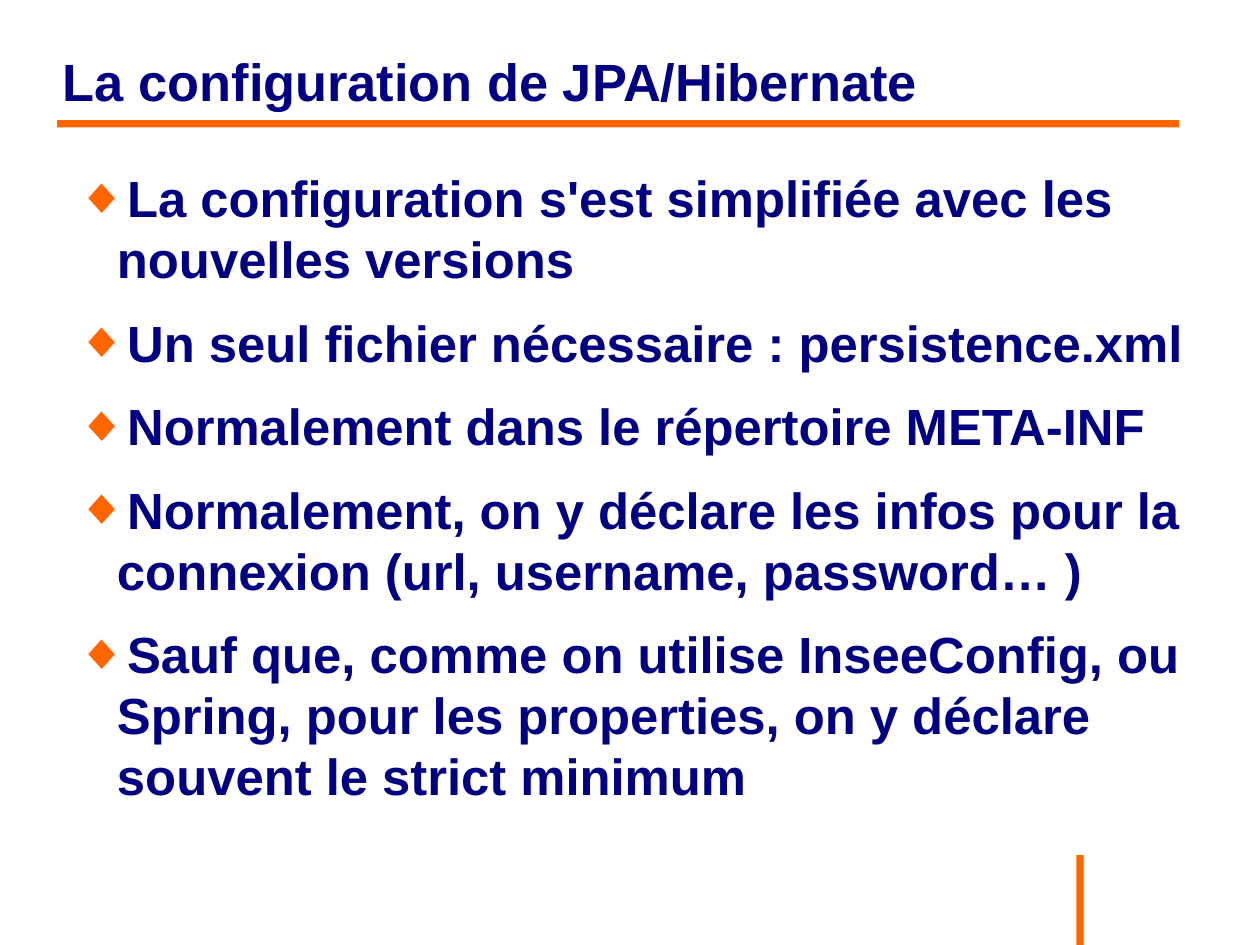
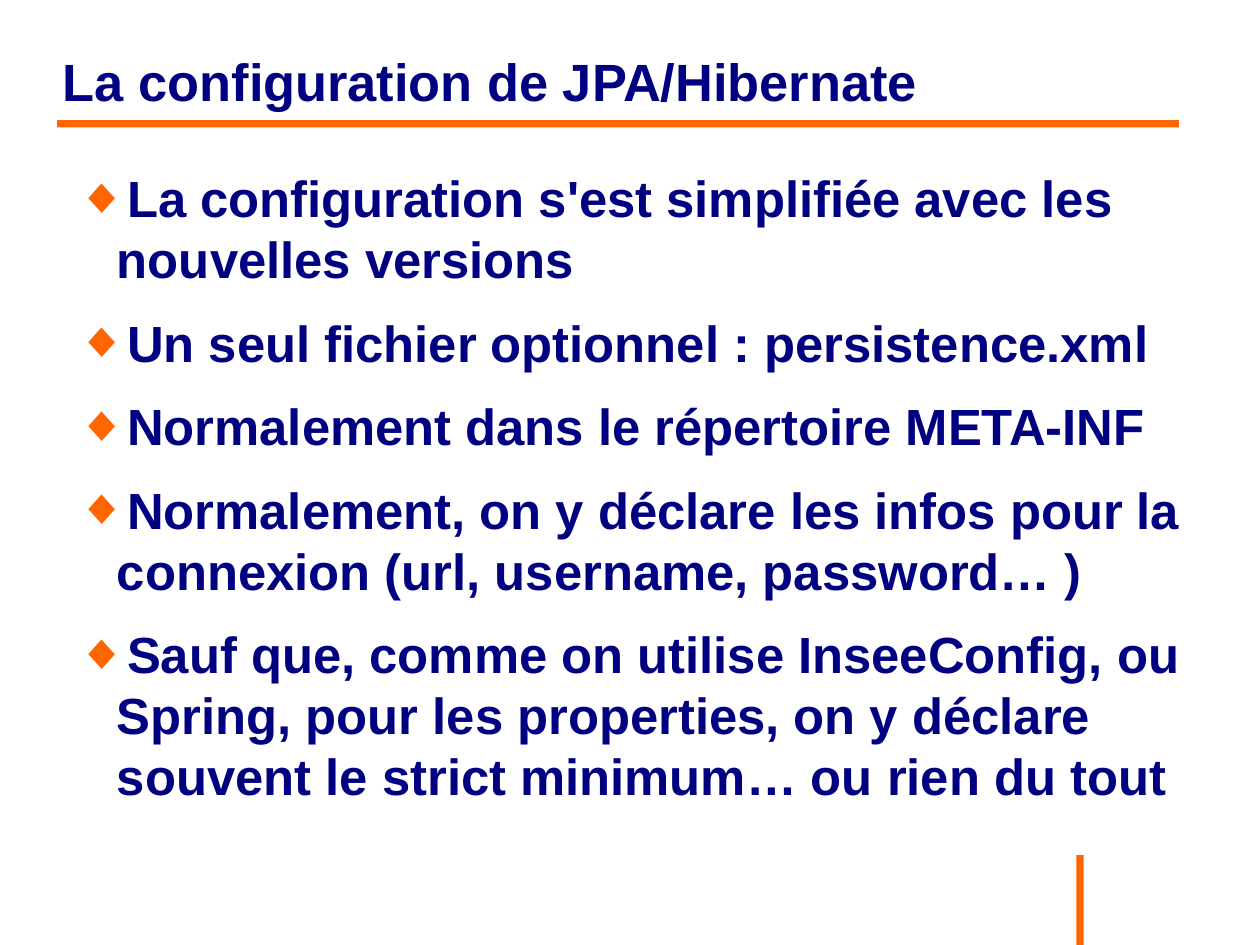
Before and after one commit to philphils/formation-hibernate-basique, a slide deck: slide 155 of Documentation/diapo_formation_hibernate.odp (slide 152 before the commit). Drawn at 1260x945 pixels with LibreOffice and Linux fonts; fonts in the diff are those of the drawing; background and template pictures are left out. Boxes give left, top, right and bottom in pixels: in the first picture for what was removed or moved away, otherwise in the second. Text is boxed around its words. In the diff, an @@ line names an element or a change of style, - is before the commit and + after.

```diff
--- a/Documentation/diapo_formation_hibernate.odp
+++ b/Documentation/diapo_formation_hibernate.odp
@@ text at [127,325,1148,372]: text changed @@
-◆ Un seul fichier nécessaire : persistence.xml
+◆ Un seul fichier optionnel : persistence.xml
@@ text at [117,636,1179,796]: text changed @@
-◆ Sauf que, comme on utilise InseeConfig, ou Spring, pour les properties, on y déclare souvent le strict minimum
+◆ Sauf que, comme on utilise InseeConfig, ou Spring, pour les properties, on y déclare souvent le strict minimum… ou rien du tout
```
Also in this commit, not shown: 41 other slides changed, 4 slides added.
